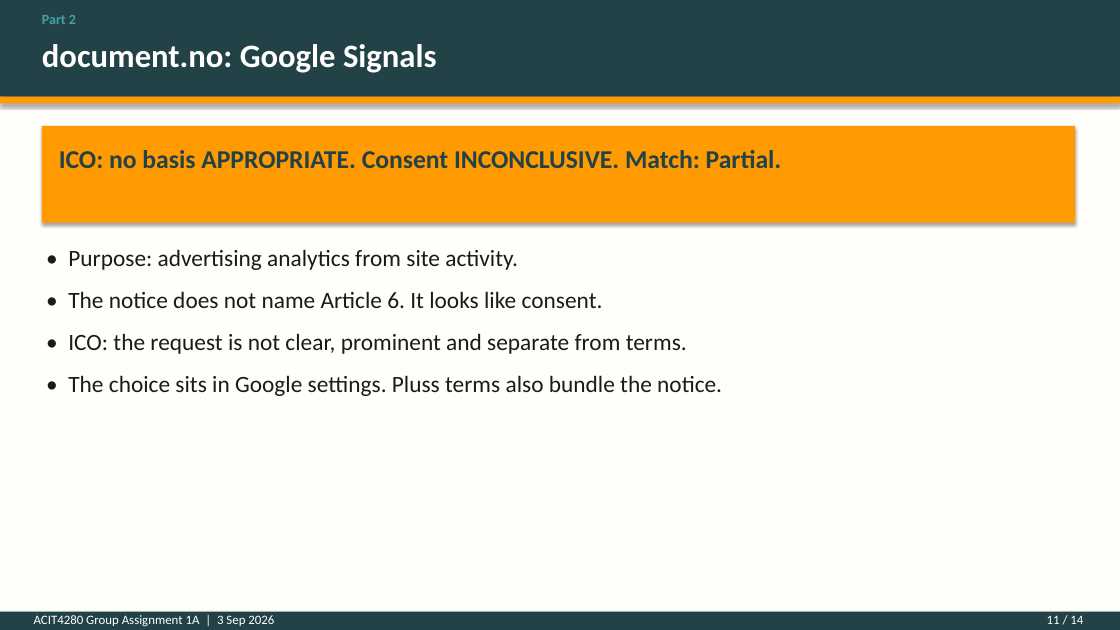
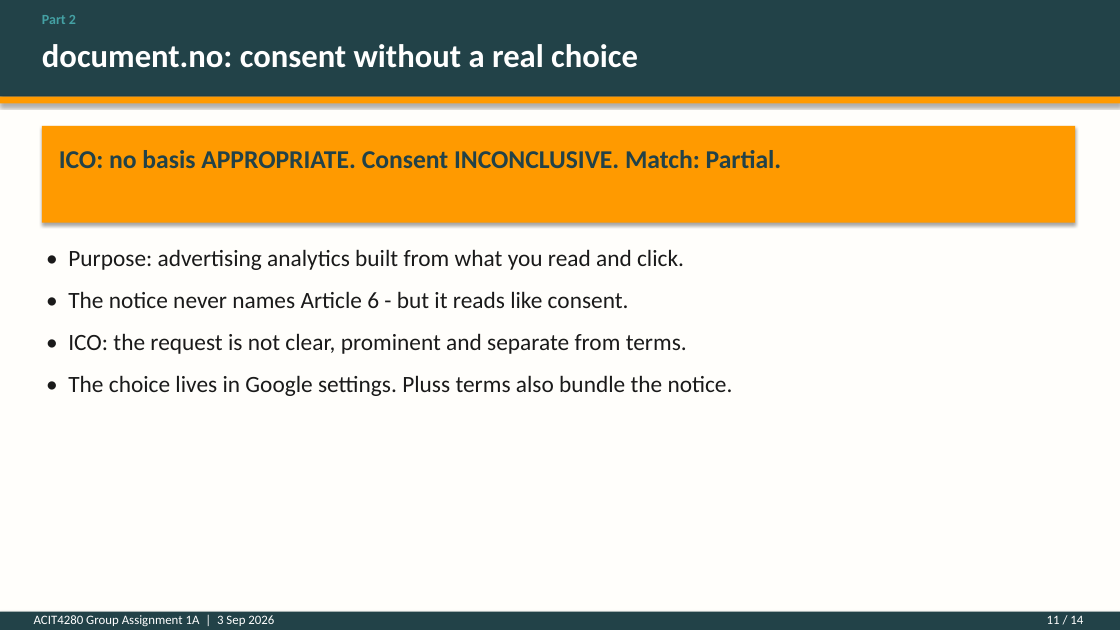
Before and after one commit to kasa031/Bacheloroppgave, a slide deck: slide 11 of ACIT4280_1A_presentation.pptx. Drawn at 1120x630 pixels with LibreOffice and Linux fonts; fonts in the diff are those of the drawing. Boxes give left, top, right and bottom in pixels: in the first picture for what was removed or moved away, otherwise in the second. Text is boxed around its words. In the diff, an @@ line names an element or a change of style, - is before the commit and + after.

```diff
--- a/ACIT4280_1A_presentation.pptx
+++ b/ACIT4280_1A_presentation.pptx
@@ text at bbox=[42, 44, 638, 68]: text changed @@
-document.no: Google Signals
+document.no: consent without a real choice
@@ text at bbox=[68, 249, 684, 308]: text changed @@
-• Purpose: advertising analytics from site activity.
-• The notice does not name Article 6. It looks like consent.
+• Purpose: advertising analytics built from what you read and click.
+• The notice never names Article 6 - but it reads like consent.
@@ text at bbox=[68, 375, 733, 396]: text changed @@
-• The choice sits in Google settings. Pluss terms also bundle the notice.
+• The choice lives in Google settings. Pluss terms also bundle the notice.
```
Also in this commit, not shown: 12 other slides changed, 4 other files.
